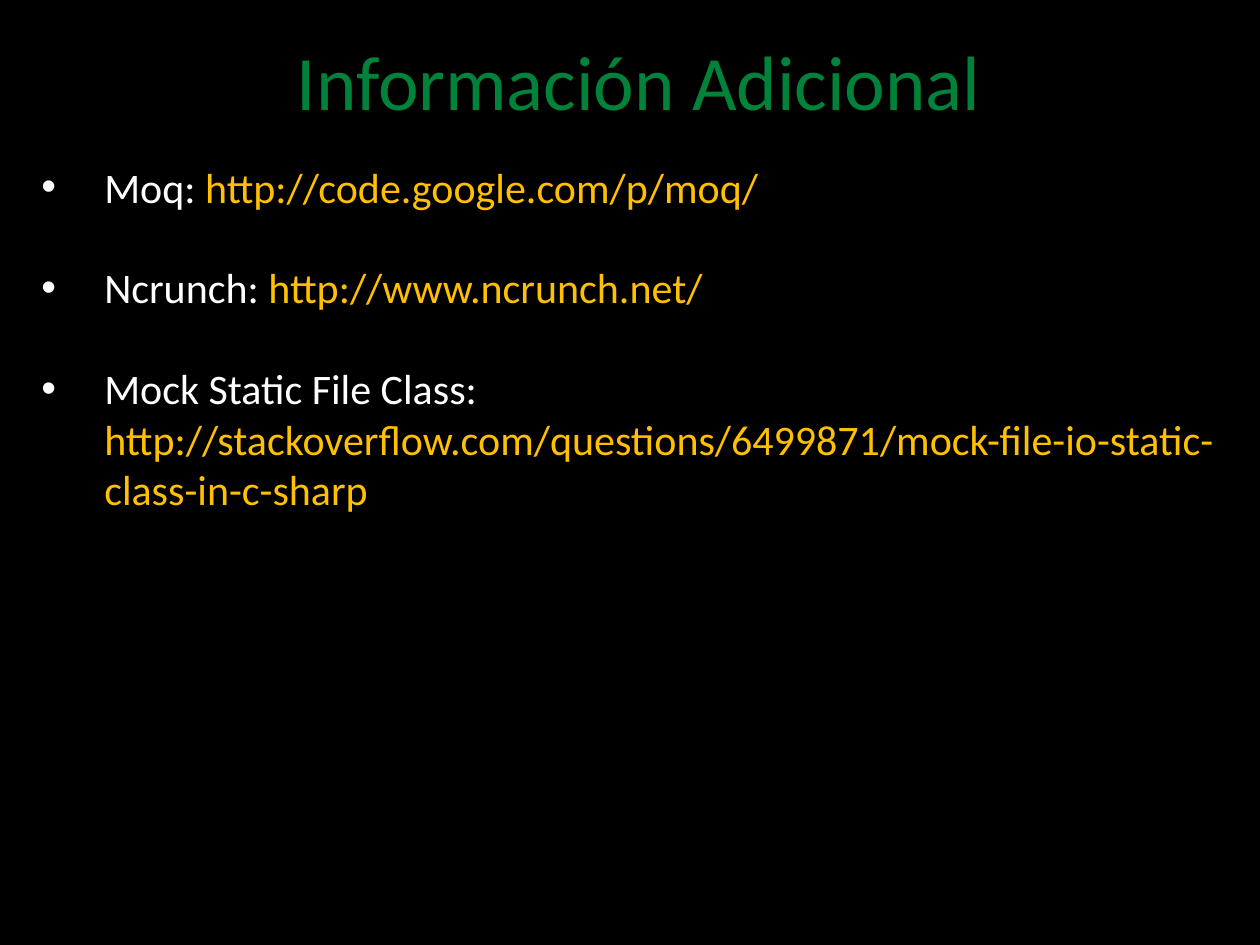
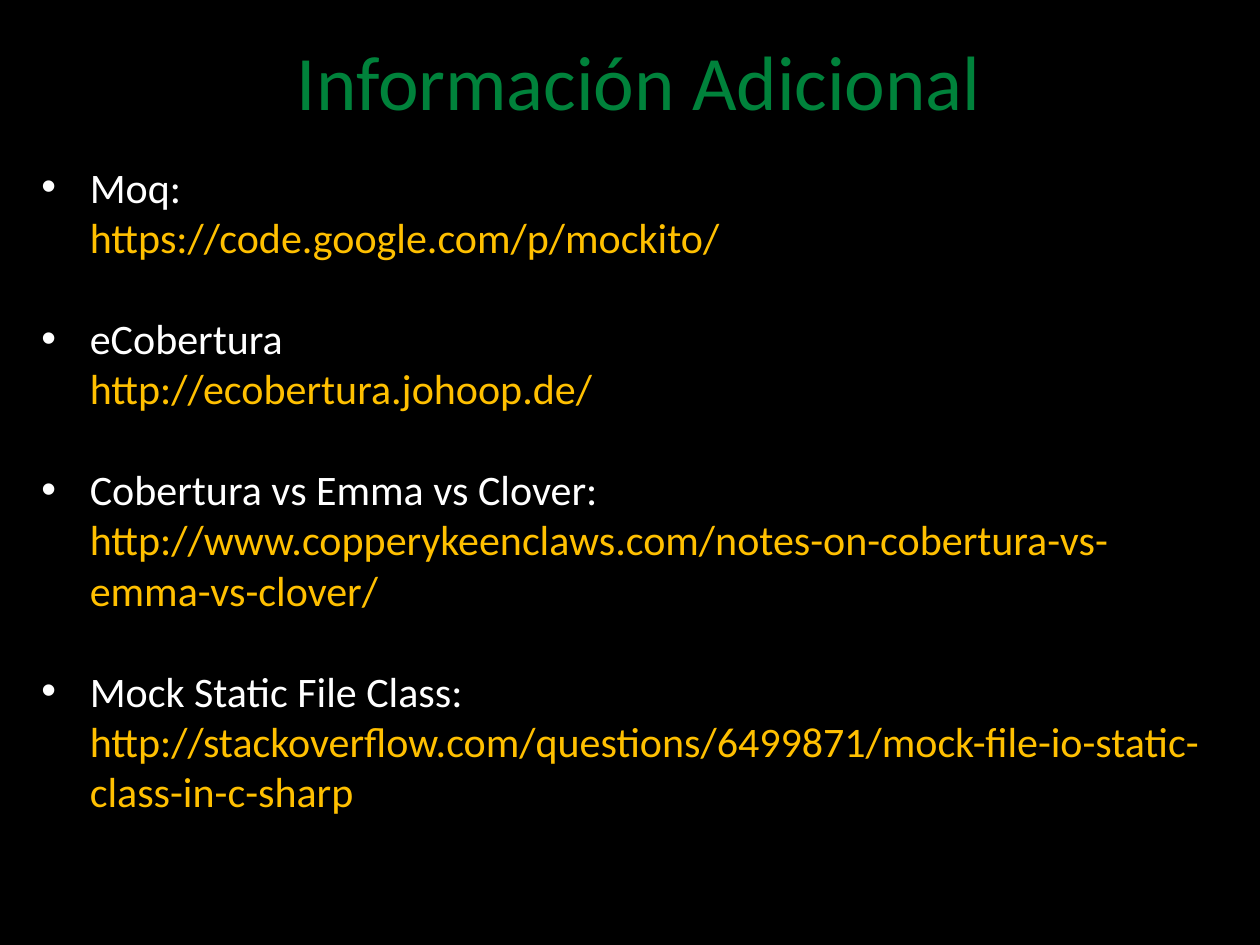
Before and after one commit to angelnunezsalazar/Test-Automation-Java, a slide deck: slide 40 of Diapositivas/2. Test Doubles.pptx (slide 38 before the commit). Drawn at 1260x945 pixels with LibreOffice and Linux fonts; fonts in the diff are those of the drawing; background and template pictures are left out. Boxes give left, top, right and bottom in pixels: in the first picture for what was removed or moved away, otherwise in the second. Text is boxed around its words. In the diff, an @@ line names an element or a change of style, - is before the commit and + after.

```diff
--- a/Diapositivas/2. Test Doubles.pptx
+++ b/Diapositivas/2. Test Doubles.pptx
@@ text at (90, 176, 1108, 608): text changed @@
-• Moq: http://code.google.com/p/moq/
-• Ncrunch: http://www.ncrunch.net/
+• Moq:
+  https://code.google.com/p/mockito/
+• eCobertura
+  http://ecobertura.johoop.de/
+• Cobertura vs Emma vs Clover:
+  http://www.copperykeenclaws.com/notes-on-cobertura-vs-emma-vs-clover/
@@ text at (90, 677, 1199, 814): indent changed @@
```
Also in this commit, not shown: 4 other slides changed, 2 slides added, 58 other files.
